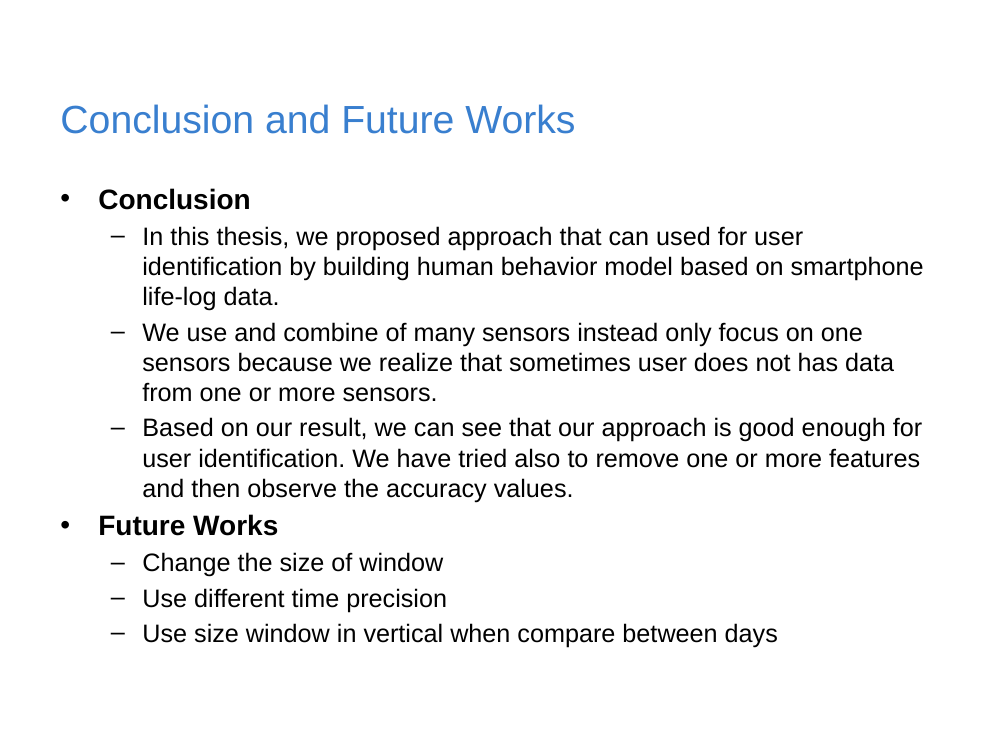
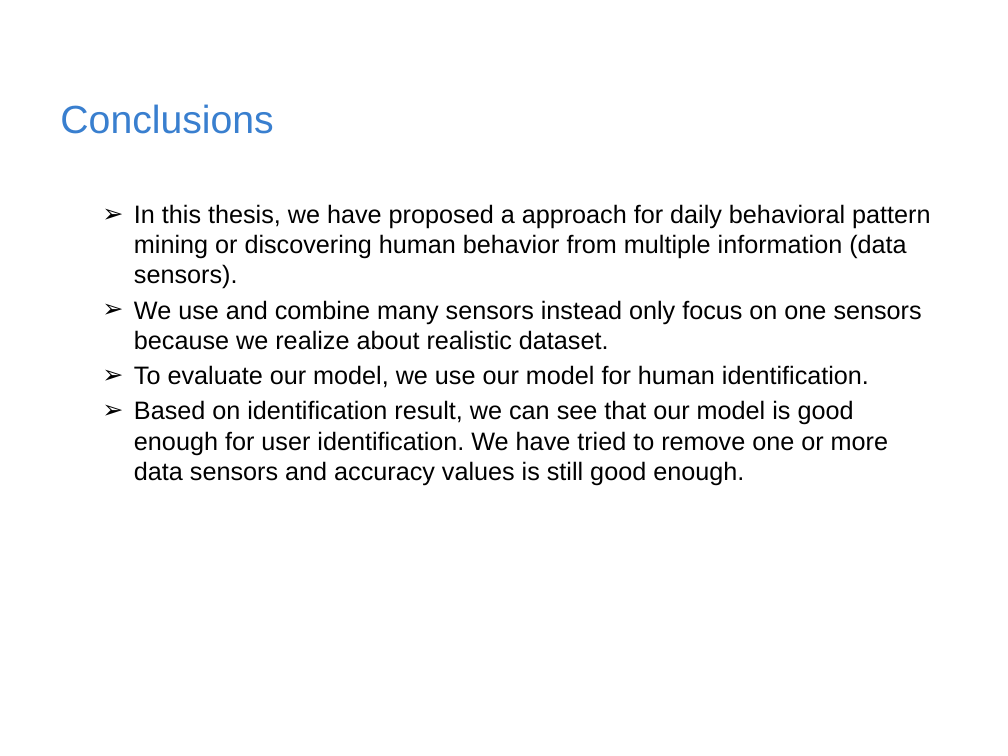
Before and after one commit to rischanlab/MyThesis, a slide deck: slide 23 of Thesis-presentation.pptx (slide 25 before the commit). Drawn at 1008x756 pixels with LibreOffice and Linux fonts; fonts in the diff are those of the drawing; background and template pictures are left out. Boxes give left, top, right and bottom in pixels: in the first picture for what was removed or moved away, otherwise in the second. Text is boxed around its words. In the diff, an @@ line names an element or a change of style, - is before the commit and + after.

Commit message:
newest version of thesis presentation

```diff
--- a/Thesis-presentation.pptx
+++ b/Thesis-presentation.pptx
@@ title at <box>60,104,273,134</box>: text changed @@
-Conclusion and Future Works
+Conclusions
@@ text at <box>134,204,930,486</box>: text changed @@
-• Conclusion
-  – In this thesis, we proposed approach that can used for user identification by building human behavior model based on smartphone life-log data.
-  – We use and combine of many sensors instead only focus on one sensors because we realize that sometimes user does not has data from one or more sensors.
-  – Based on our result, we can see that our approach is good enough for user identification. We have tried also to remove one or more features and then observe the accuracy values.
-• Future Works
-  – Change the size of window
-  – Use different time precision
-  – Use size window in vertical when compare between days
+  ➢ In this thesis, we have proposed a approach for daily behavioral pattern mining or discovering human behavior from multiple information (data sensors).
+  ➢ We use and combine many sensors instead only focus on one sensors because we realize about realistic dataset.
+  ➢ To evaluate our model, we use our model for human identification.
+  ➢ Based on identification result, we can see that our model is good enough for user identification. We have tried to remove one or more data sensors and accuracy values is still good enough.
```
Also in this commit, not shown: 14 other slides changed, 3 slides added, 3 slides removed, 1 other file.
